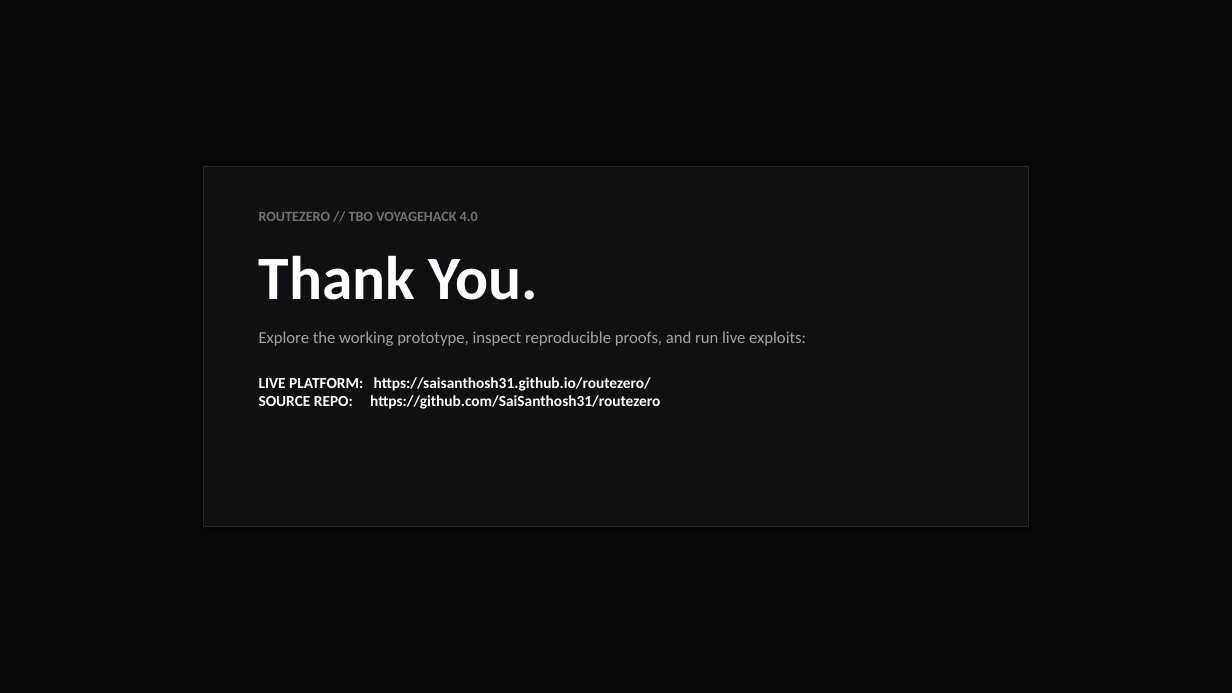
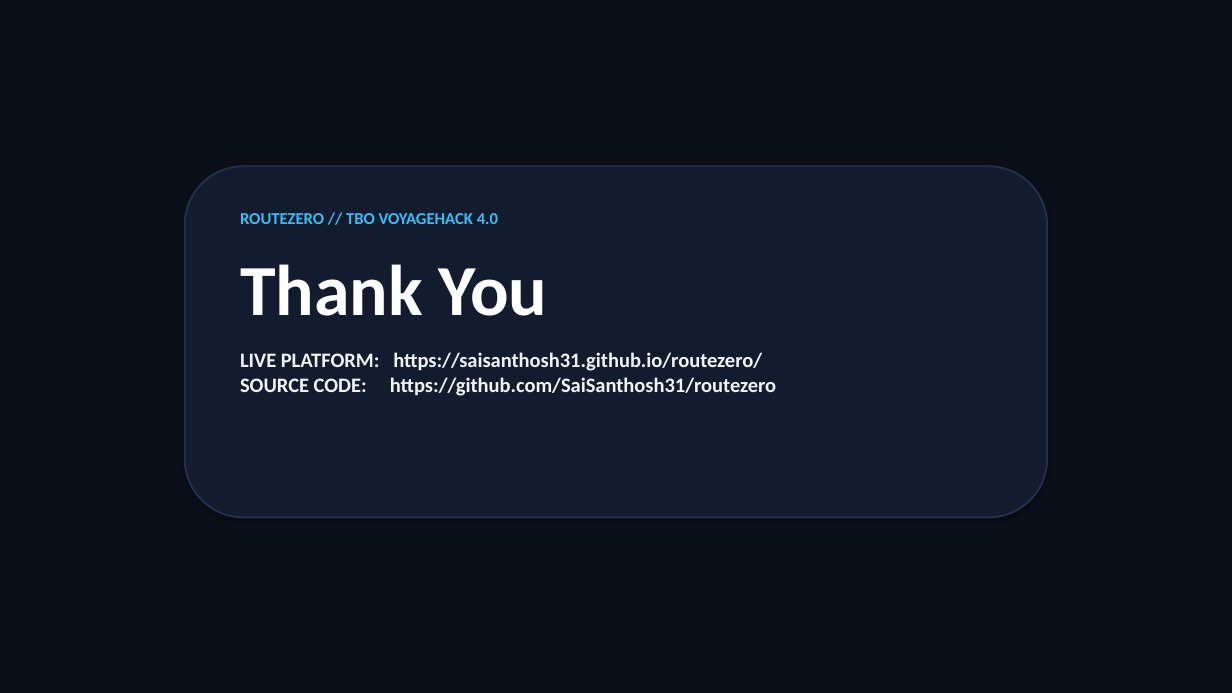
Before and after one commit to SaiSanthosh31/routezero, a slide deck: slide 4 of RouteZero_VoyageHack_Submission.pptx. Drawn at 1232x693 pixels with LibreOffice and Linux fonts; fonts in the diff are those of the drawing. Boxes give left, top, right and bottom in pixels: in the first picture for what was removed or moved away, otherwise in the second. Text is boxed around its words. In the diff, an @@ line names an element or a change of style, - is before the commit and + after.

Commit message:
design: upgrade pitch deck to modern midnight blue with large readable text

```diff
--- a/RouteZero_VoyageHack_Submission.pptx
+++ b/RouteZero_VoyageHack_Submission.pptx
@@ rectangle at (0, 0, 1232, 693): fill #08080A to #0B0F19 @@
@@ rounded rectangle: place and size @@
-rounded rectangle at (203, 166, 1029, 527)
+rounded rectangle at (185, 166, 1047, 518)
@@ rounded rectangle at (185, 166, 1047, 518): rectangle to rounded rectangle; fill #101014 to #131B2E; outline #26262D 1 pt to #23304D 1.5 pt @@
@@ text "ROUTEZERO // TBO VOYAGEHACK 4.0": place and size @@
-text "ROUTEZERO // TBO VOYAGEHACK 4.0" at (259, 212, 806, 409)
+text "ROUTEZERO // TBO VOYAGEHACK 4.0" at (240, 213, 776, 396)
@@ text at (240, 213, 498, 224): size 11 to 13 pt, text colour #71717A to #38BDF8 in "ROUTEZERO // TBO VOYAGEHACK 4.0"; more space between paragraphs @@
@@ text at (240, 264, 776, 396): text changed; size 12 to 16 pt; text colour #FFFFFF to #F1F5F9 @@
-Thank You.
-Explore the working prototype, inspect reproducible proofs, and run live exploits:
-LIVE PLATFORM: https://saisanthosh31.github.io/routezero/
-SOURCE REPO: https://github.com/SaiSanthosh31/routezero
+Thank You
+LIVE PLATFORM: https://saisanthosh31.github.io/routezero/
+SOURCE CODE: https://github.com/SaiSanthosh31/routezero
```
Also in this commit, not shown: 1 other slide changed, 2 slides added, 2 slides removed, 1 other file.
